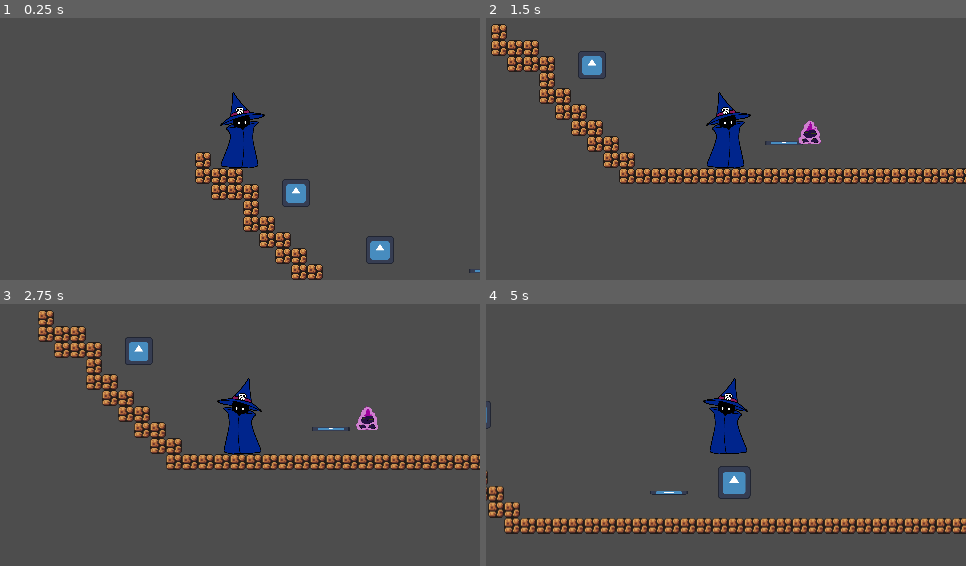
Above: before the commit, frames 1-4 (two rows, left to right).
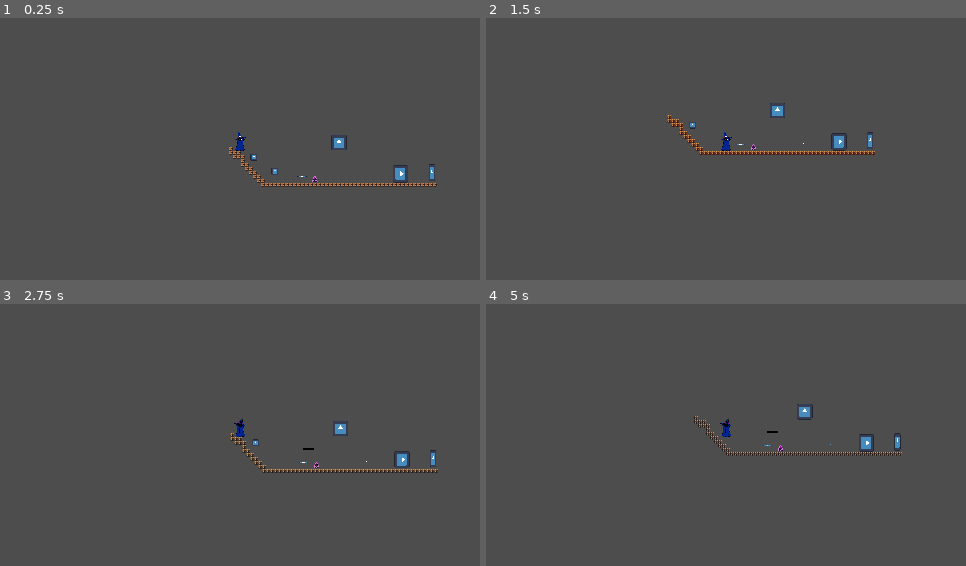
Above: after the commit, the same moments.

Repository: rsushizawa/GameJam
Game: Godot game, scene res://Scenes/Niveis/BASE.tscn
Two runs of this game, one before a commit and one after it. Both use one fixed random seed, a clock stepped at 60 frames per second and the inputs below. The engine's default icon, where the game draws it, is replaced by a stand-in: a white triangle on a blue panel in a dark square.
Inputs:
- Up to frame 1 (0.25 s): no input
- Up to frame 2 (1.5 s): tap Enter (ui_accept) at 0.5, 0.77 s; hold Q 0.53-1.28 s; hold Right (ui_right) from 0.53 s (still down); tap E at 1.35 s
- Up to frame 3 (2.75 s): tap Enter (ui_accept) at 1.52 s; release Right (ui_right) at 2.03 s; hold Left (ui_left) from 2.03 s (still down); hold Q from 2.03 s (still down)
- Up to frame 4 (5 s): release Left (ui_left) at 2.78 s; release Q at 2.78 s; hold Right (ui_right) 2.78-4.28 s; tap E at 2.85, 4.35 s; tap Enter (ui_accept) at 3.02, 3.77, 4.52 s; hold Q 3.53-4.28 s; hold Left (ui_left) from 4.28 s (still down)

The runs differ from the first frame. In frame 1, 6.2% of the frame differs, in the area x 40-100%, y 28-100%; in frame 2, 11%, in the area x 1-100%, y 2-64%; in frame 3, 10%; in frame 4, 9.3%.

Commit message:
kinda working

Diff:
--- a/GameManager.gd
+++ b/GameManager.gd
@@ -1,4 +1,5 @@
 extends Node
+var sino_fada = false
 
 func gameOver():
 	pass
--- a/Scenes/Niveis/BASE.tscn
+++ b/Scenes/Niveis/BASE.tscn
@@ -1,12 +1,14 @@
-[gd_scene load_steps=10 format=3 uid="uid://dnvrusyclpayn"]
+[gd_scene load_steps=12 format=3 uid="uid://dnvrusyclpayn"]
 
 [ext_resource type="Texture2D" uid="uid://d1o7dwy048khq" path="res://Assets/world_tileset.png" id="1_w4vb6"]
 [ext_resource type="PackedScene" uid="uid://yhr7bloanpl2" path="res://Scenes/spike.tscn" id="2_no3m6"]
-[ext_resource type="PackedScene" uid="uid://dleek3bm1c0d1" path="res://Scenes/golem.tscn" id="3_xrk3d"]
+[ext_resource type="PackedScene" uid="uid://eqxoet8jvdj7" path="res://Scenes/golem.tscn" id="3_xrk3d"]
 [ext_resource type="PackedScene" uid="uid://d2jh04lx21h8p" path="res://Scenes/player.tscn" id="4_m7ub0"]
 [ext_resource type="PackedScene" uid="uid://drlrfgusiawgh" path="res://Scenes/portal.tscn" id="5_bs45f"]
 [ext_resource type="PackedScene" uid="uid://f5buhkdsab0x" path="res://Scenes/item.tscn" id="6_kjgd2"]
 [ext_resource type="PackedScene" uid="uid://j01487ltwh4y" path="res://Scenes/alavanca.tscn" id="7_qtsfj"]
+[ext_resource type="PackedScene" uid="uid://dleek3bm1c0d1" path="res://Scenes/fada.tscn" id="8_xrk3d"]
+[ext_resource type="PackedScene" uid="uid://dr28rcwcfar0x" path="res://Scenes/sino.tscn" id="9_m7ub0"]
 
 [sub_resource type="TileSetAtlasSource" id="TileSetAtlasSource_qp627"]
 texture = ExtResource("1_w4vb6")
@@ -157,9 +159,6 @@
 [node name="SpawnPoint" type="Marker2D" parent="."]
 position = Vector2(-87, -94)
 
-[node name="Fada" parent="." instance=ExtResource("3_xrk3d")]
-position = Vector2(275, 30)
-
 [node name="Player" parent="." instance=ExtResource("4_m7ub0")]
 position = Vector2(-83, -97)
 
@@ -173,6 +172,16 @@
 [node name="Item2" parent="." instance=ExtResource("6_kjgd2")]
 position = Vector2(-27, -39)
 
-[node name="Alavanca" parent="." node_paths=PackedStringArray("fada") instance=ExtResource("7_qtsfj")]
+[node name="Alavanca" parent="." node_paths=PackedStringArray("golem") instance=ExtResource("7_qtsfj")]
 position = Vector2(559, 28)
-fada = NodePath("../Fada")
+golem = NodePath("../golem")
+
+[node name="golem" parent="." instance=ExtResource("3_xrk3d")]
+position = Vector2(217, 51)
+
+[node name="Sino" parent="." node_paths=PackedStringArray("fada_node") instance=ExtResource("9_m7ub0")]
+position = Vector2(417, 35)
+fada_node = NodePath("../fada")
+
+[node name="fada" parent="." instance=ExtResource("8_xrk3d")]
+position = Vector2(315, -98)
--- a/Scenes/fada.tscn
+++ b/Scenes/fada.tscn
@@ -9,10 +9,12 @@
 [sub_resource type="CircleShape2D" id="CircleShape2D_6uy08"]
 radius = 311.002
 
-[node name="Fada" type="AnimatableBody2D"]
+[node name="fada" type="AnimatableBody2D"]
 script = ExtResource("1_6uy08")
-point_a_path = NodePath("START")
-point_b_path = NodePath("END")
+point_a_path = NodePath("POINT_A_PATH1")
+point_b_path = NodePath("POINT_B_PATH1")
+point_c_path = NodePath("POINT_C_PATH2")
+point_d_path = NodePath("POINT_D_PATH2")
 
 [node name="Icon" type="Sprite2D" parent="."]
 position = Vector2(-2, 0.999996)
@@ -25,20 +27,18 @@
 
 [node name="Area2D" type="Area2D" parent="."]
 
-[node name="FadaTimer" type="Timer" parent="Area2D"]
-unique_name_in_owner = true
-wait_time = 2.0
-
 [node name="CollisionShape2D" type="CollisionShape2D" parent="Area2D"]
 shape = SubResource("CircleShape2D_6uy08")
 
-[node name="START" type="Marker2D" parent="."]
+[node name="POINT_A_PATH1" type="Marker2D" parent="."]
 position = Vector2(-120, 0)
 rotation = -3.14159
 
-[node name="END" type="Marker2D" parent="."]
+[node name="POINT_B_PATH1" type="Marker2D" parent="."]
 position = Vector2(120, 0)
 
-[connection signal="body_entered" from="Area2D" to="." method="_on_area_2d_body_entered"]
-[connection signal="body_exited" from="Area2D" to="." method="_on_area_2d_body_exited"]
-[connection signal="timeout" from="Area2D/FadaTimer" to="." method="_on_timer_timeout"]
+[node name="POINT_C_PATH2" type="Marker2D" parent="."]
+position = Vector2(-100, -50)
+
+[node name="POINT_D_PATH2" type="Marker2D" parent="."]
+position = Vector2(100, -50)
--- a/Scenes/golem.tscn
+++ b/Scenes/golem.tscn
@@ -11,8 +11,6 @@
 
 [node name="golem" type="AnimatableBody2D"]
 script = ExtResource("1_6uy08")
-point_a_path = NodePath("START")
-point_b_path = NodePath("END")
 
 [node name="Icon" type="Sprite2D" parent="."]
 scale = Vector2(0.047089, 0.047089)
@@ -24,20 +22,13 @@
 
 [node name="Area2D" type="Area2D" parent="."]
 
-[node name="FadaTimer" type="Timer" parent="Area2D"]
-unique_name_in_owner = true
+[node name="golemTimer" type="Timer" parent="Area2D"]
 wait_time = 2.0
+one_shot = true
 
 [node name="CollisionShape2D" type="CollisionShape2D" parent="Area2D"]
 shape = SubResource("CircleShape2D_6uy08")
 
-[node name="START" type="Marker2D" parent="."]
-position = Vector2(100, 0)
-rotation = -3.14159
-
-[node name="END" type="Marker2D" parent="."]
-position = Vector2(-100, 0)
-
 [connection signal="body_entered" from="Area2D" to="." method="_on_area_2d_body_entered"]
 [connection signal="body_exited" from="Area2D" to="." method="_on_area_2d_body_exited"]
-[connection signal="timeout" from="Area2D/FadaTimer" to="." method="_on_timer_timeout"]
+[connection signal="timeout" from="Area2D/golemTimer" to="." method="_on_golem_timer_timeout"]
--- a/Scenes/player.tscn
+++ b/Scenes/player.tscn
@@ -23,3 +23,4 @@
 shape = SubResource("RectangleShape2D_vgqql")
 
 [node name="Camera2D" type="Camera2D" parent="."]
+zoom = Vector2(0.25, 0.25)
--- /dev/null
+++ b/Scenes/sino.tscn
@@ -0,0 +1,19 @@
+[gd_scene load_steps=4 format=3 uid="uid://dr28rcwcfar0x"]
+
+[ext_resource type="Texture2D" uid="uid://bhwue6nbjj4cj" path="res://Scenes/icon.svg" id="1_12usc"]
+[ext_resource type="Script" uid="uid://d2wejr56xt4n7" path="res://Scripts/sino.gd" id="1_s8ygj"]
+
+[sub_resource type="RectangleShape2D" id="RectangleShape2D_s8ygj"]
+size = Vector2(4, 4)
+
+[node name="Sino" type="Area2D"]
+script = ExtResource("1_s8ygj")
+
+[node name="Sprite2D" type="Sprite2D" parent="."]
+scale = Vector2(0.0234375, 0.0234375)
+texture = ExtResource("1_12usc")
+
+[node name="CollisionShape2D" type="CollisionShape2D" parent="."]
+shape = SubResource("RectangleShape2D_s8ygj")
+
+[connection signal="body_entered" from="." to="." method="_on_body_entered"]
--- a/Scripts/alavanca.gd
+++ b/Scripts/alavanca.gd
@@ -1,10 +1,10 @@
 extends Area2D
 
-@export var fada: Node2D
+@export var golem: Node2D
 
 func _on_body_entered(body: Node2D) -> void:
 	if body.name == "Player":
 		print("Entered Lever")
-		if fada.has_method("sleep"):
-			fada.sleep()
+		if golem.has_method("sleep"):
+			golem.sleep()
 			print("Fada put to sleep")
--- a/Scripts/fada.gd
+++ b/Scripts/fada.gd
@@ -1,80 +1,127 @@
 extends AnimatableBody2D
 
-const PROJETIL = preload("res://Scenes/projetil.tscn")
-@onready var timer: Timer = %FadaTimer
-@onready var player_nodes = get_tree().get_nodes_in_group("Player")
+# These were in the original code, kept for consistency with your request,
+# but note they are not used in the movement logic below.
+const PROJETIL = preload("res://Scenes/projetil.tscn") # Unused in this movement logic
+@onready var player_nodes = get_tree().get_nodes_in_group("Player") # Unused in this movement logic
 
 @export var point_a_path: NodePath
 @export var point_b_path: NodePath
-@export var travel_duration: float = 2.0 # Time in seconds to travel from one point to the other
+@export var point_c_path: NodePath # Path for ACTIVATED state
+@export var point_d_path: NodePath # Path for ACTIVATED state
 
-@onready var point_a: Marker2D = get_node_or_null(point_a_path)
-@onready var point_b: Marker2D = get_node_or_null(point_b_path)
+@export var travel_duration: float = 2.0 # Time in seconds to travel
 
-enum fada_state {NORMAL,SLEEP}
-var state: fada_state = fada_state.NORMAL
+@onready var point_a: Marker2D = get_node_or_null(point_a_path) as Marker2D
+@onready var point_b: Marker2D = get_node_or_null(point_b_path) as Marker2D
+@onready var point_C: Marker2D = get_node_or_null(point_c_path) as Marker2D # Note: original script used point_C
+@onready var point_D: Marker2D = get_node_or_null(point_d_path) as Marker2D # Note: original script used point_D
 
-var current_target_is_b: bool = true
+enum FadaState { NORMAL, ACTIVATED } # Renamed enum for convention
+var current_fada_state: FadaState = FadaState.NORMAL # Public variable to change fada's state
+
+var _is_moving_towards_second_point: bool = true # Internal: true if moving A->B or C->D, false if B->A or D->C
+
 func _ready() -> void:
-	if not point_a or not point_b:
-		print("Platform markers not set correctly!")
-		set_physics_process(false) # Disable movement if markers are missing
+	# Initial validation of points based on initial state
+	var initial_start_marker: Marker2D
+	var initial_end_marker: Marker2D
+	var start_position_set = false
+
+	if current_fada_state == FadaState.ACTIVATED:
+		var point_C: Marker2D = get_node_or_null(point_c_path) as Marker2D # Note: original script used point_C
+		var point_D: Marker2D = get_node_or_null(point_d_path) as Marker2D
+		if point_C and point_D:
+			initial_start_marker = point_C
+			initial_end_marker = point_D
+			global_position = point_C.global_position # Start at C if ACTIVATED
+			start_position_set = true
+		else:
+			printerr(name, ": State is ACTIVATED but point_C or point_D are not set! Trying NORMAL path or halting.")
+			# Fallback to NORMAL if C or D are missing
+		current_fada_state = FadaState.NORMAL # Revert state
+			# Fallthrough to NORMAL state logic below
+
+	if current_fada_state == FadaState.NORMAL: # Also handles fallback from ACTIVATED
+		if point_a and point_b:
+			initial_start_marker = point_a
+			initial_end_marker = point_b
+			if not start_position_set: # Only set if not already set by ACTIVATED state logic
+				global_position = point_a.global_position # Start at A if NORMAL
+				start_position_set = true
+		else:
+			printerr(name, ": Default points (A or B) for NORMAL state are not set! Movement disabled.")
+			set_physics_process(false)
+			return
+
+	if not start_position_set: # Should not happen if logic above is correct
+		printerr(name, ": Critical error - could not determine initial markers or position. Halting.")
+		set_physics_process(false)
 		return
 
-	# Start at Point A
-	global_position = point_a.global_position
-	move_to_target()
-
-func _on_timer_timeout() -> void:
-	var player = player_nodes[0]
-	var direction = player.global_position - global_position
-	var new_projectile = PROJETIL.instantiate()
-	new_projectile.global_position = global_position
-	new_projectile.setDirection(direction.normalized())
-	get_tree().current_scene.add_child(new_projectile)
-	timer.start()
-
-func _on_area_2d_body_entered(body: Node2D) -> void:
-	if body.is_in_group("Player"):
-		if timer.is_stopped():
-			print("Player Entered Fada Area 2D firing")
-			timer.start()
-
-func _on_area_2d_body_exited(body: Node2D) -> void:
-	if body.is_in_group("Player"):
-		if not timer.is_stopped():
-			print("Player Exited Fada Area 2D stoped firing")
-			timer.stop()
+	# Begin movement
+	_initiate_movement_tween(initial_start_marker, initial_end_marker)
 
 
-func move_to_target():
-	var target_position: Vector2
-	if current_target_is_b:
-		target_position = point_b.global_position
+func _initiate_movement_tween(path_start_marker: Marker2D, path_end_marker: Marker2D) -> void:
+	var target_node: Marker2D
+	if _is_moving_towards_second_point:
+		target_node = path_end_marker
 	else:
-		target_position = point_a.global_position
+		target_node = path_start_marker
 
-	# Create a tween to handle the movement
-	var tween = create_tween()
-	# Animate the 'global_position' property of this node
+	if not target_node: # Safety check
+		printerr(name, ": Target marker is null! Halting movement.")
+		set_physics_process(false)
+		return
+
+	var target_position: Vector2 = target_node.global_position
+
+	var tween: Tween = create_tween()
 	tween.tween_property(self, "global_position", target_position, travel_duration).set_trans(Tween.TRANS_SINE).set_ease(Tween.EASE_IN_OUT)
-	# When the tween finishes, call the _on_tween_completed method
 	tween.finished.connect(_on_tween_completed)
 
 
-func _on_tween_completed():
-	# Switch target
-	current_target_is_b = not current_target_is_b
-	# Move to the new target
-	move_to_target()
+func _on_tween_completed() -> void:
+	# Toggle direction for the next segment
+	_is_moving_towards_second_point = not _is_moving_towards_second_point
 
-func sleep():
-	print("Inside Sleep")
-	if state == fada_state.NORMAL:
-		print("Inside Sleep SLEEP")
-		state = fada_state.SLEEP
-		process_mode = Node.PROCESS_MODE_DISABLED
-	else:
-		print("Inside Sleep NORMAL")
-		state = fada_state.NORMAL
-		process_mode = Node.PROCESS_MODE_ALWAYS
+	# Determine which path markers to use based on the current state
+	var next_start_marker: Marker2D
+	var next_end_marker: Marker2D
+
+	if current_fada_state == FadaState.ACTIVATED:
+		if point_C and point_D:
+			next_start_marker = point_C
+			next_end_marker = point_D
+		else:
+			printerr(name, ": State is ACTIVATED but point_C or point_D are missing! Reverting to NORMAL path.")
+			# Fallback: Revert to NORMAL path if A and B exist
+			if point_a and point_b:
+				next_start_marker = point_a
+				next_end_marker = point_b
+				current_fada_state = FadaState.NORMAL # Explicitly change state back
+			else:
+				printerr(name, ": Critical - Points A & B also missing for fallback. Halting.")
+				set_physics_process(false) # Stop processing
+				return
+	else: # current_fada_state == FadaState.NORMAL
+		if point_a and point_b:
+			next_start_marker = point_a
+			next_end_marker = point_b
+		else:
+			printerr(name, ": Points A or B for NORMAL state are missing! Halting.")
+			set_physics_process(false) # Stop processing
+			return
+
+	_initiate_movement_tween(next_start_marker, next_end_marker)
+
+# --- Public function to change the Fada's state ---
+# Call this from another script: fada_instance.set_state(fada_instance.FadaState.ACTIVATED)
+func set_state(new_state: FadaState) -> void:
+	if current_fada_state != new_state:
+		current_fada_state = new_state
+		print(name, ": State changed to ", FadaState.keys()[new_state])
+		# The path will update after the current movement segment completes, via _on_tween_completed.
+		# If you need an *immediate* path switch (interrupting the current tween),
+		# that would require more complex logic here to stop the current tween and start a new one.
--- a/Scripts/golem.gd
+++ b/Scripts/golem.gd
@@ -1,38 +1,14 @@
 extends AnimatableBody2D
 
 const PROJETIL = preload("res://Scenes/projetil.tscn")
-@onready var timer: Timer = %FadaTimer
+@onready var timer: Timer = $Area2D/golemTimer
 @onready var player_nodes = get_tree().get_nodes_in_group("Player")
 
-@export var point_a_path: NodePath
-@export var point_b_path: NodePath
-@export var travel_duration: float = 2.0 # Time in seconds to travel from one point to the other
+enum golem_state {NORMAL,SLEEP}
+var state: golem_state = golem_state.NORMAL
 
-@onready var point_a: Marker2D = get_node_or_null(point_a_path)
-@onready var point_b: Marker2D = get_node_or_null(point_b_path)
-
-enum fada_state {NORMAL,SLEEP}
-var state: fada_state = fada_state.NORMAL
-
-var current_target_is_b: bool = true
 func _ready() -> void:
-	if not point_a or not point_b:
-		print("Platform markers not set correctly!")
-		set_physics_process(false) # Disable movement if markers are missing
-		return
-
-	# Start at Point A
-	global_position = point_a.global_position
-	move_to_target()
-
-func _on_timer_timeout() -> void:
-	var player = player_nodes[0]
-	var direction = player.global_position - global_position
-	var new_projectile = PROJETIL.instantiate()
-	new_projectile.global_position = global_position
-	new_projectile.setDirection(direction.normalized())
-	get_tree().current_scene.add_child(new_projectile)
-	timer.start()
+	pass
 
 func _on_area_2d_body_entered(body: Node2D) -> void:
 	if body.is_in_group("Player"):
@@ -46,35 +22,23 @@
 			print("Player Exited Fada Area 2D stoped firing")
 			timer.stop()
 
-
-func move_to_target():
-	var target_position: Vector2
-	if current_target_is_b:
-		target_position = point_b.global_position
-	else:
-		target_position = point_a.global_position
-
-	# Create a tween to handle the movement
-	var tween = create_tween()
-	# Animate the 'global_position' property of this node
-	tween.tween_property(self, "global_position", target_position, travel_duration).set_trans(Tween.TRANS_SINE).set_ease(Tween.EASE_IN_OUT)
-	# When the tween finishes, call the _on_tween_completed method
-	tween.finished.connect(_on_tween_completed)
-
-
-func _on_tween_completed():
-	# Switch target
-	current_target_is_b = not current_target_is_b
-	# Move to the new target
-	move_to_target()
-
 func sleep():
 	print("Inside Sleep")
-	if state == fada_state.NORMAL:
+	if state == golem_state.NORMAL:
 		print("Inside Sleep SLEEP")
-		state = fada_state.SLEEP
+		state = golem_state.SLEEP
 		process_mode = Node.PROCESS_MODE_DISABLED
 	else:
 		print("Inside Sleep NORMAL")
-		state = fada_state.NORMAL
+		state = golem_state.NORMAL
 		process_mode = Node.PROCESS_MODE_ALWAYS
+
+
+func _on_golem_timer_timeout() -> void:
+	var player = player_nodes[0]
+	var direction = player.global_position - global_position
+	var new_projectile = PROJETIL.instantiate()
+	new_projectile.global_position = global_position
+	new_projectile.setDirection(direction.normalized())
+	get_tree().current_scene.add_child(new_projectile)
+	timer.start()
--- a/Scripts/player.gd
+++ b/Scripts/player.gd
@@ -67,7 +67,7 @@
 	var player_death_position = global_position
 	var player_current_velocity = Vector2.ZERO
 	if is_instance_valid(collision_shape_2d):
-		collision_shape_2d.disabled = true
+		collision_shape_2d.call_deferred("set_disabled", true)
 	await get_tree().physics_frame
 	if dead_body_scene:
 		DeadBodyManager.call_deferred("request_spawn_dead_body",
--- a/Scripts/portal.gd
+++ b/Scripts/portal.gd
@@ -3,7 +3,7 @@
 @export_file("*.tscn") var next_level_scene_path: String
 
 func _ready():
-	body_entered.connect(_on_body_entered)
+	pass
 
 func _on_body_entered(body: Node2D) -> void:
 	if body.is_in_group("Player"):
--- /dev/null
+++ b/Scripts/sino.gd
@@ -0,0 +1,7 @@
+extends Area2D
+@export var fada_node: Node2D
+
+func _on_body_entered(body: Node2D) -> void:
+	if body.name == "Player":
+		if fada_node:
+				fada_node.set_state(fada_node.FadaState.ACTIVATED)
Not shown: 1 places in Scenes/golem.tscn that only renumber resources
Not shown: 1 places in Scenes/main.tscn that only renumber resources
Not shown, added: Scripts/sino.gd.uid
